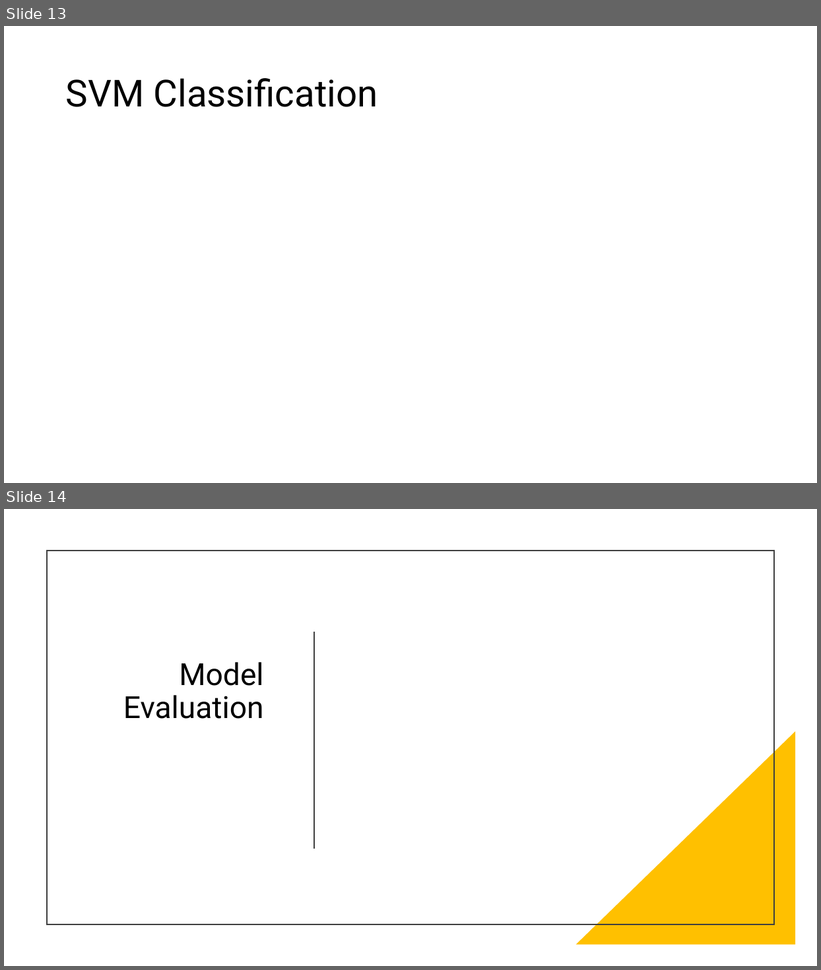
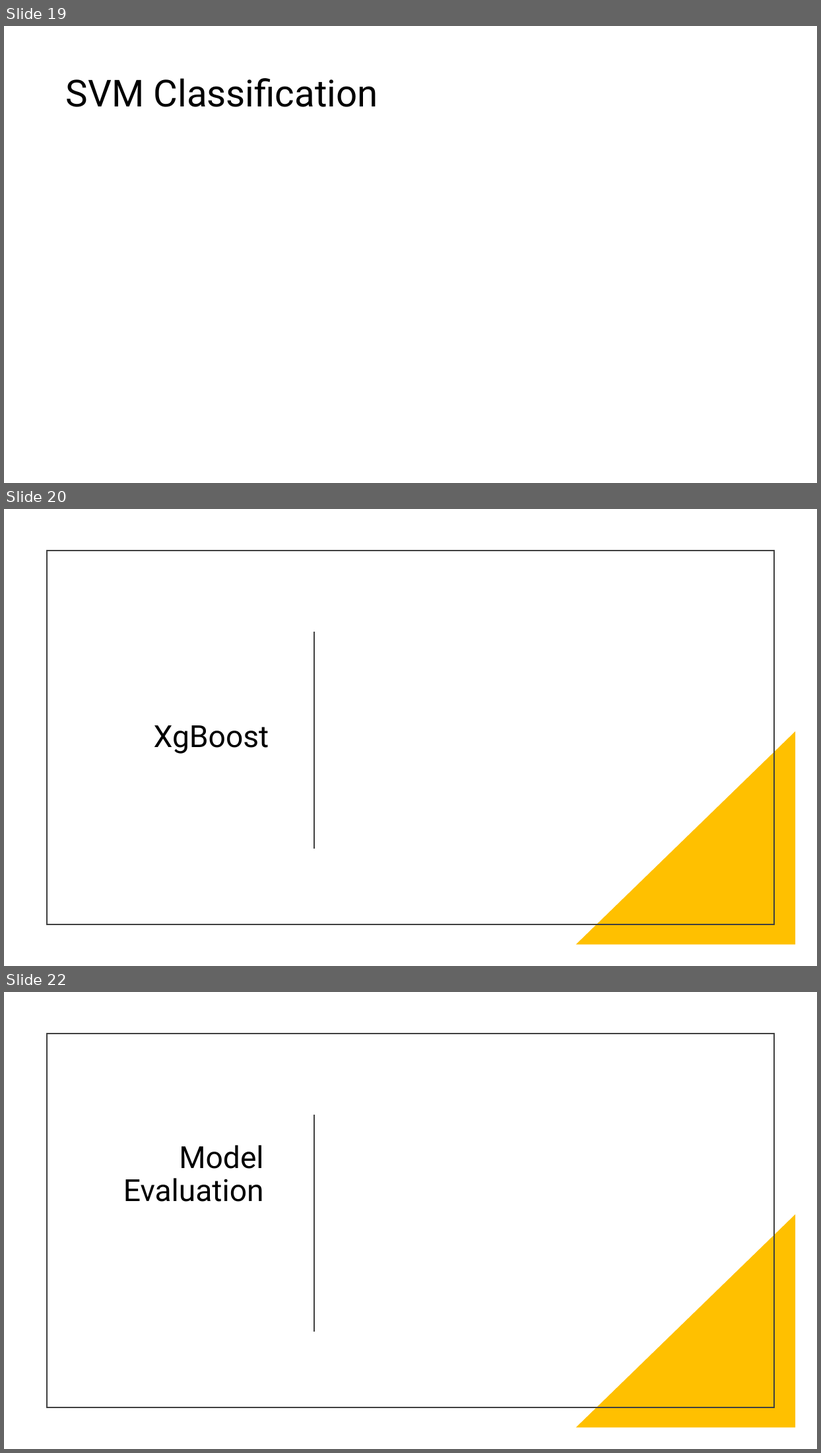
Before and after one commit to shivangiv/MCBS-Healthcare-Analytics, a slide deck: ALY6160GroupFINAL.pptx. Shown one above the other, each under a label of ours: slides 13 and 14 before the commit, slides 19, 20 and 22 after it; the slides between them are not shown. The pictures are 821x970 and 821x1453 pixels, drawn with LibreOffice and Linux fonts; fonts in the diff are those of the drawing. Boxes give left, top, right and bottom in pixels: in the first picture for what was removed or moved away, otherwise in the second. Text is boxed around its words. In the diff, an @@ line names an element or a change of style, - is before the commit and + after.

```diff
--- a/ALY6160GroupFINAL.pptx
+++ b/ALY6160GroupFINAL.pptx
@@ slide 20 added at (x1=4, y1=509, x2=817, y2=966), background #FFFFFF @@
@@ rectangle added at (x1=47, y1=551, x2=774, y2=924), outline #404040 1.5 pt @@
@@ line added from (314, 633) to (314, 849), #404040 1.5 pt @@
@@ title added at (x1=154, y1=725, x2=269, y2=754), 36 pt, text #000000 @@
+XgBoost
@@ right triangle added at (x1=576, y1=731, x2=796, y2=945), fill #FFC000 @@
@@ what was slide 13 is now slide 19 @@
@@ what was slide 14 is now slide 22 @@
```
Also in this commit, not shown: 9 slides changed, 7 other slides added.
